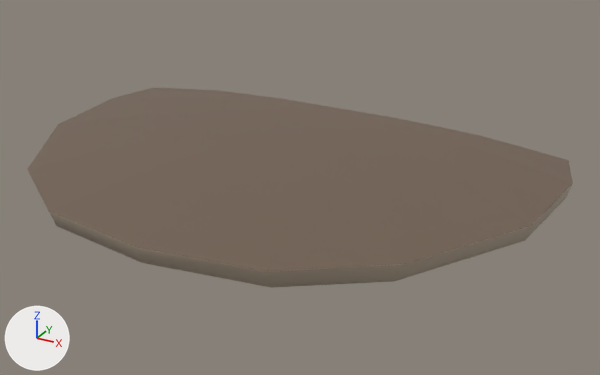
The FBX model Assets/Scenes/Märta/3D tester/svamp/tickor.fbx: old version first, new version second.
One viewpoint serves both versions: a 50 mm camera at (0.0268, -0.0545, 0.0325) aimed at (0.0023, -0.01, 0.0102). The lights are fixed; the arrows at lower left show +X, +Y and +Z. The first picture is the older version. Where no turn or scale is listed for an object, it has been applied to the vertices.
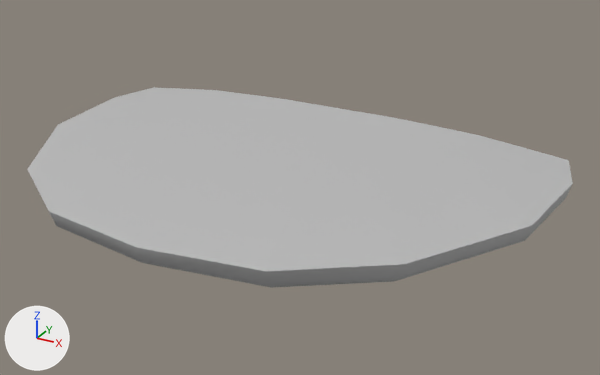
Where the newer file only moved an object's origin or applied its transform, the numbers keep the older frame.

What differs and where, as boxes (x1, y1, x2, y2) in the pictures (600 x 375 px):
part 1 of me_mesh, recoloured: (49, 185, 572, 288) in both
part 2 of me_mesh, recoloured (brown to grey): (27, 87, 573, 271) in both

The edits, one by one:
Material 'lambert4' (mat_lambert4) is new.
Its base color is (0.5, 0.5, 0.5) (grey #bcbcbc).
me_mesh has 115 vertices, 120 faces and spans x -0.0186..0.0186, y -0.012..0.012, z -0.0036..0.0036.
me_mesh is used by ob_pcylinder1; location (0.0, -0.012, 0.00889).
me_mesh part 1: all 70 faces that had it switch from mat_lambert3 (beige #b8a793) to mat_lambert4 (grey #bcbcbc).
me_mesh part 2: all 50 faces that had it switch from mat_lambert2 (brown #726051) to mat_lambert4 (grey #bcbcbc).
